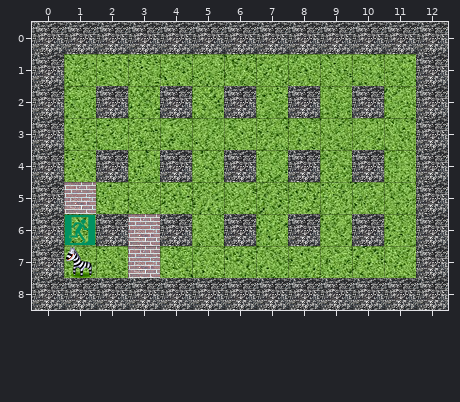
Level history. Tiled map: bomberman/android/assets/cartes/niveau1.tmx. That is the earlier state.
Cells are 32x32 px. Shown: x 0..12, y 0..8.
The result:
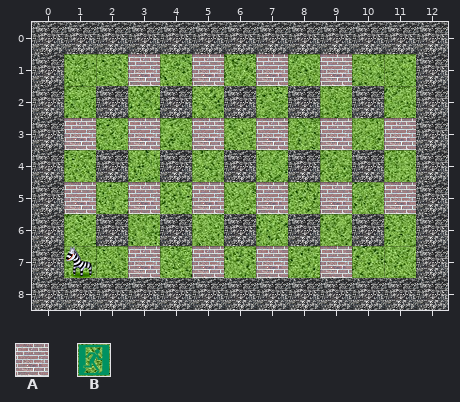
Key: from "brique": A 0; from "sortie": B 0.
_ is an empty cell.
See-through tiles are keyed as they look on the map.
Commit: Gestion des sorties et points de vie
Change:
Layer "Sortie":
y 6: x 1 B -> _
Layer "Briques":
y 1: x 3 _ -> A; x 5 _ -> A; x 7 _ -> A; x 9 _ -> A
y 3: x 1 _ -> A; x 3 _ -> A; x 5 _ -> A; x 7 _ -> A; x 9 _ -> A; x 11 _ -> A
y 5: x 3 _ -> A; x 5 _ -> A; x 7 _ -> A; x 9 _ -> A; x 11 _ -> A
y 6: x 3 A -> _
y 7: x 5 _ -> A; x 7 _ -> A; x 9 _ -> A
